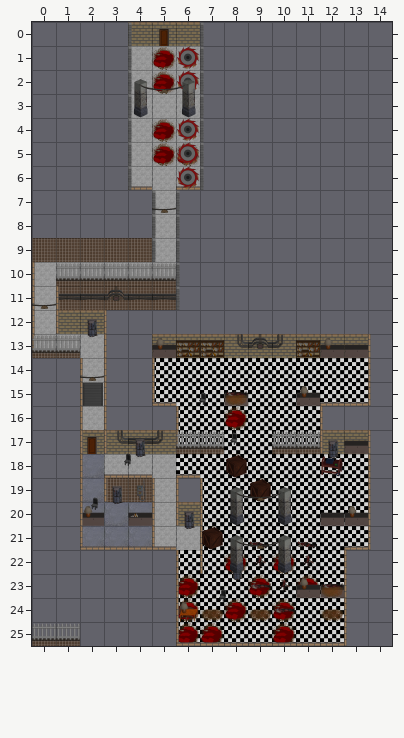
Tiled map, stored at assetSource/evilWithin/meatBasementTopMap.tmx. This is how it looked before the edit.
Cells are 128x128 px. Shown: x 0..14, y 0..25. Tiles whose own drawing changed are shown in their newer look in all pictures.
The result:
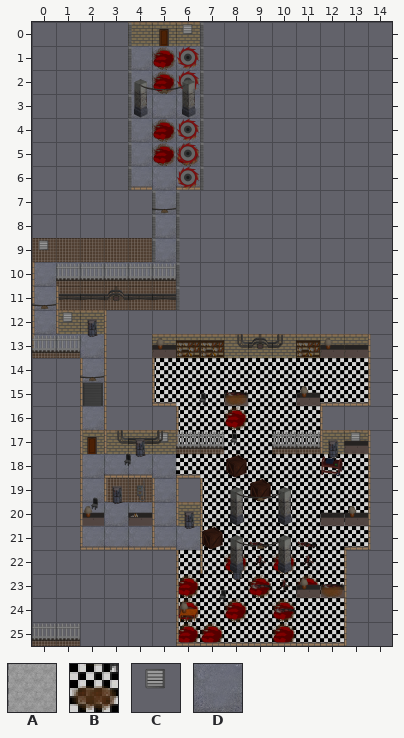
Key: from "tilesTop": A 1, B 26, C 27, D 33.
_ is an empty cell.
Tiles of an added or newly shown layer are drawn over the layers below it.
See-through tiles are keyed as they look on the map.
Changes in this commit:
{"where": "layer \"floor\""}
{"y":1,"x":4,"old":"AAA","new":"DDD"}
{"y":2,"x":4,"old":"AAA","new":"DDD"}
{"y":3,"x":4,"old":"AAA","new":"DDD"}
{"y":4,"x":4,"old":"AAA","new":"DDD"}
{"y":5,"x":4,"old":"AAA","new":"DDD"}
{"y":6,"x":4,"old":"AAA","new":"DDD"}
{"y":7,"x":5,"old":"A","new":"D"}
{"y":8,"x":5,"old":"A","new":"D"}
{"y":9,"x":5,"old":"A","new":"D"}
{"y":10,"x":0,"old":"AAAAAA","new":"DDDDDD"}
{"y":11,"x":0,"old":"A","new":"D"}
{"y":12,"x":0,"old":"A","new":"D"}
{"y":13,"x":0,"old":"AAA","new":"DDD"}
{"y":14,"x":2,"old":"A","new":"D"}
{"y":15,"x":2,"old":"A","new":"D"}
{"y":16,"x":2,"old":"A","new":"D"}
{"y":18,"x":3,"old":"AAA","new":"DDD"}
{"y":19,"x":5,"old":"A","new":"D"}
{"y":20,"x":5,"old":"A","new":"D"}
{"y":21,"x":5,"old":"AA","new":"DD"}
{"where": "layer \"decalsWires\" (added)"}
{"y":0,"x":6,"old":"_","new":"C"}
{"y":9,"x":0,"old":"_","new":"C"}
{"y":12,"x":1,"old":"_","new":"C"}
{"y":17,"x":5,"old":"_","new":"C"}
{"where": "layer \"decals\""}
{"y":17,"x":13,"old":"_","new":"C"}
{"y":24,"x":7,"old":"B","new":"_"}
{"y":24,"x":9,"old":"B","new":"_"}
{"y":24,"x":12,"old":"B","new":"_"}
